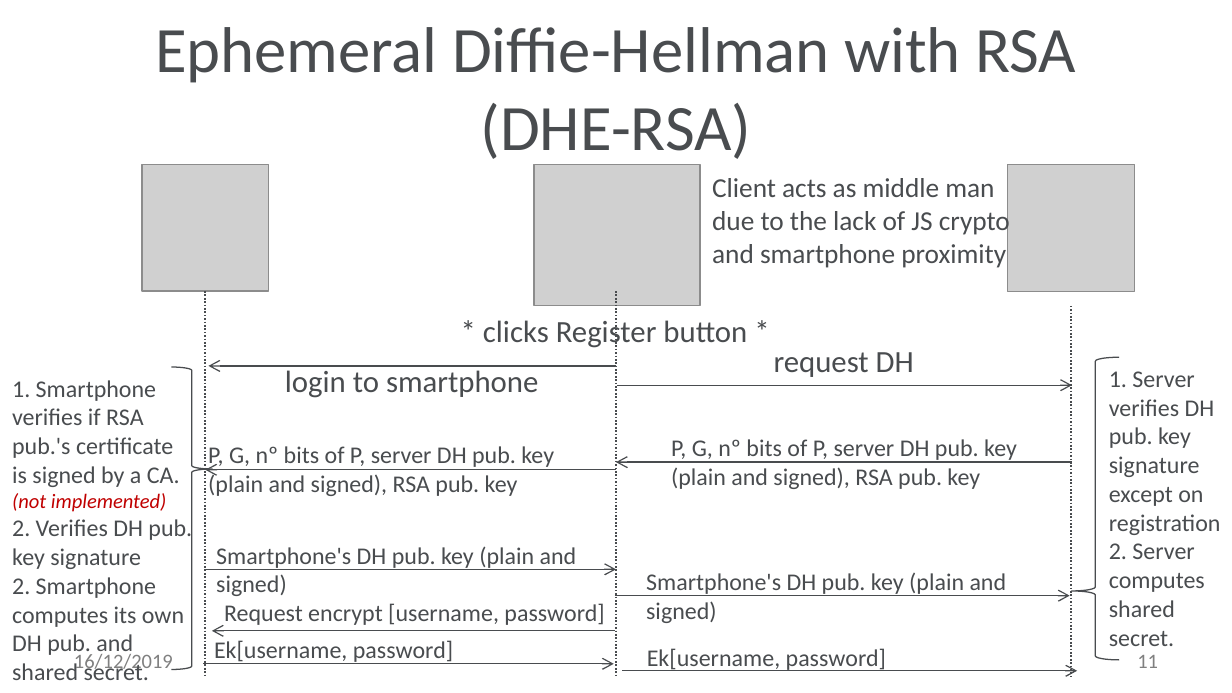
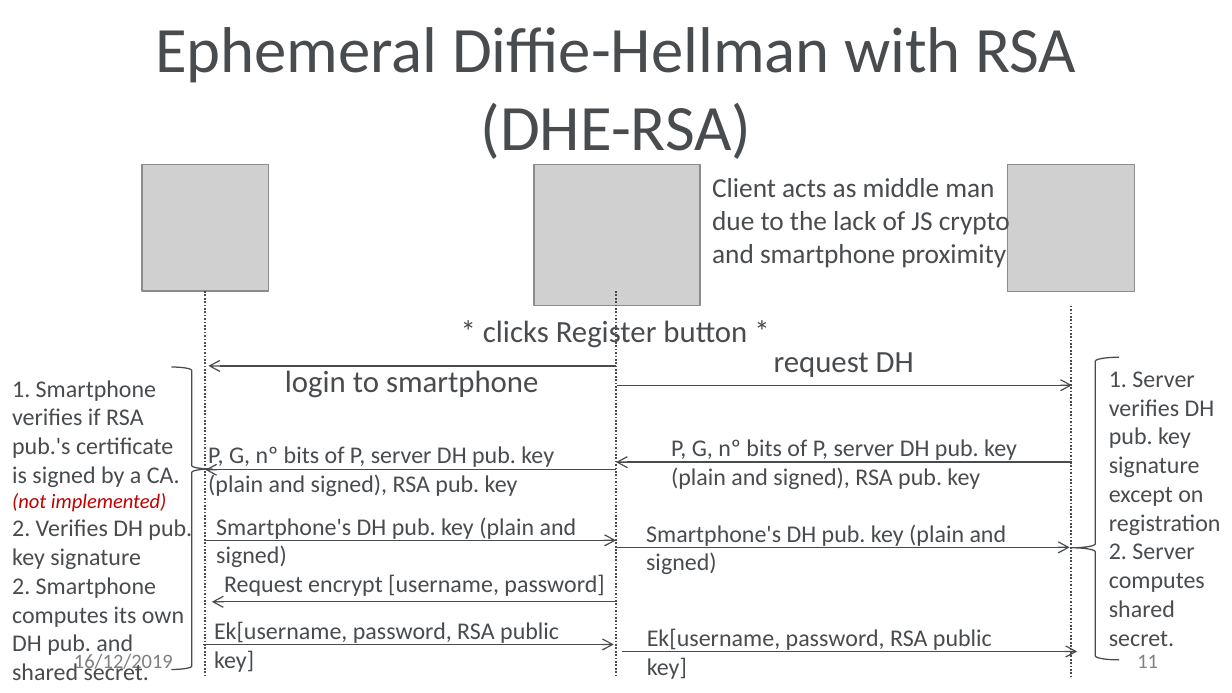
Before and after one commit to MangaD/SIRS-Project, a slide deck: slide 11 of documentation/presentation/T18_Mon_1500_0-14_presentation.pptx. Drawn at 1232x693 pixels with LibreOffice and Linux fonts; fonts in the diff are those of the drawing; grey boxes stand for pictures; background and template pictures are left out. Boxes give left, top, right and bottom in pixels: in the first picture for what was removed or moved away, otherwise in the second. Text is boxed around its words. In the diff, an @@ line names an element or a change of style, - is before the commit and + after.

Commit message:
update slide

```diff
--- a/documentation/presentation/T18_Mon_1500_0-14_presentation.pptx
+++ b/documentation/presentation/T18_Mon_1500_0-14_presentation.pptx
@@ left brace at <box>1072,357,1120,660</box>: proportions changed @@
@@ text "Smartphone's DH pub. key (plain ...": place and size @@
-text "Smartphone's DH pub. key (plain ..." at <box>646,573,1007,623</box>
+text "Smartphone's DH pub. key (plain ..." at <box>646,525,1007,574</box>
@@ arrow moved from (615, 596) - (1069, 596) to (615, 547) - (1069, 547) @@
@@ 2 texts, 2 arrows: place and size @@
-2 texts, 2 arrows at <box>206,546,616,631</box>
+2 texts, 2 arrows at <box>206,517,616,602</box>
@@ text at <box>214,621,559,672</box>: text changed @@
-Ek[username, password]
+Ek[username, password, RSA public key]
@@ text at <box>647,628,992,679</box>: text changed @@
-Ek[username, password]
+Ek[username, password, RSA public key]
@@ arrow moved from (203, 664) - (614, 664) to (203, 644) - (614, 644) @@
@@ arrow moved from (622, 671) - (1077, 671) to (622, 652) - (1077, 652) @@
```
Also in this commit, not shown: 1 other file.
